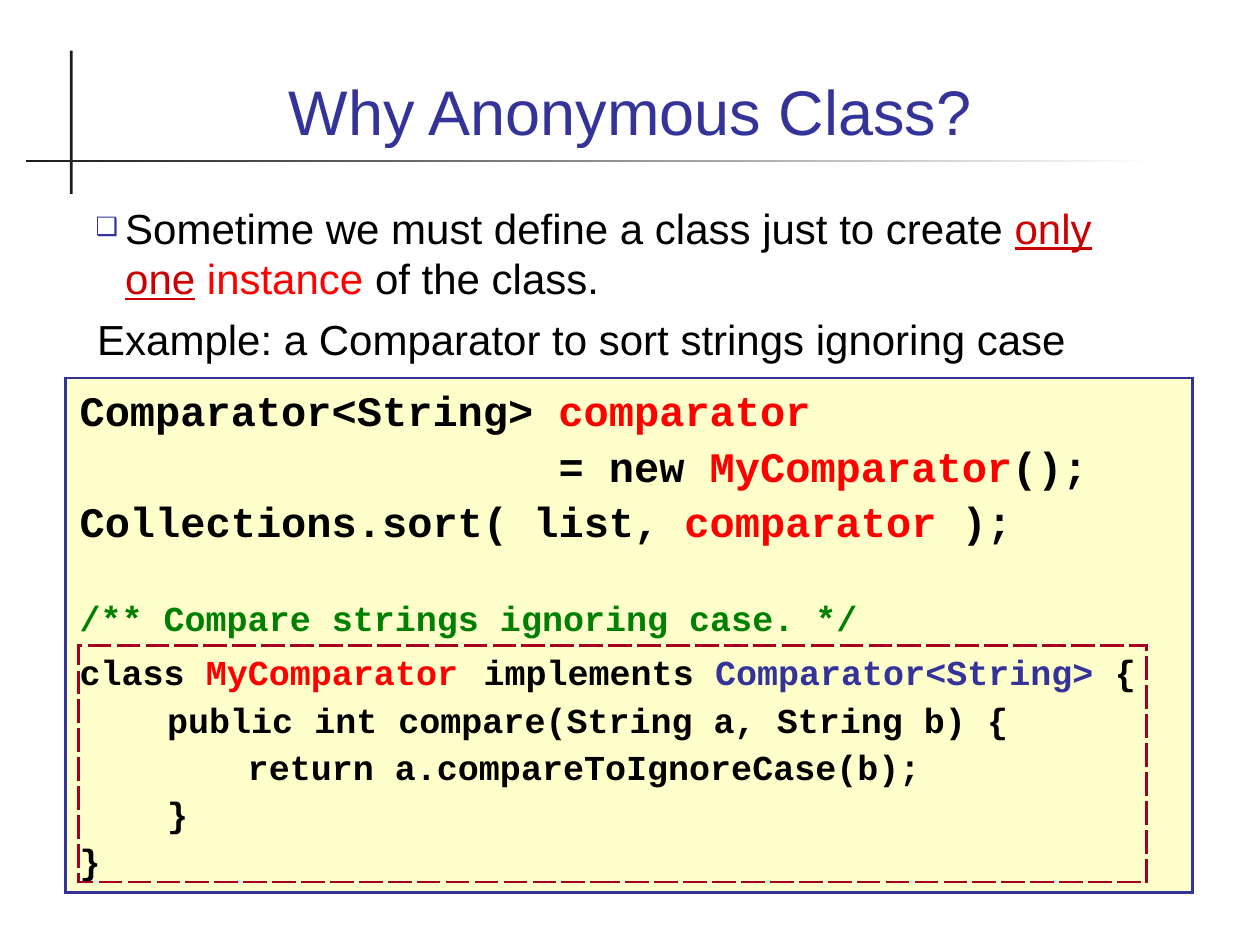
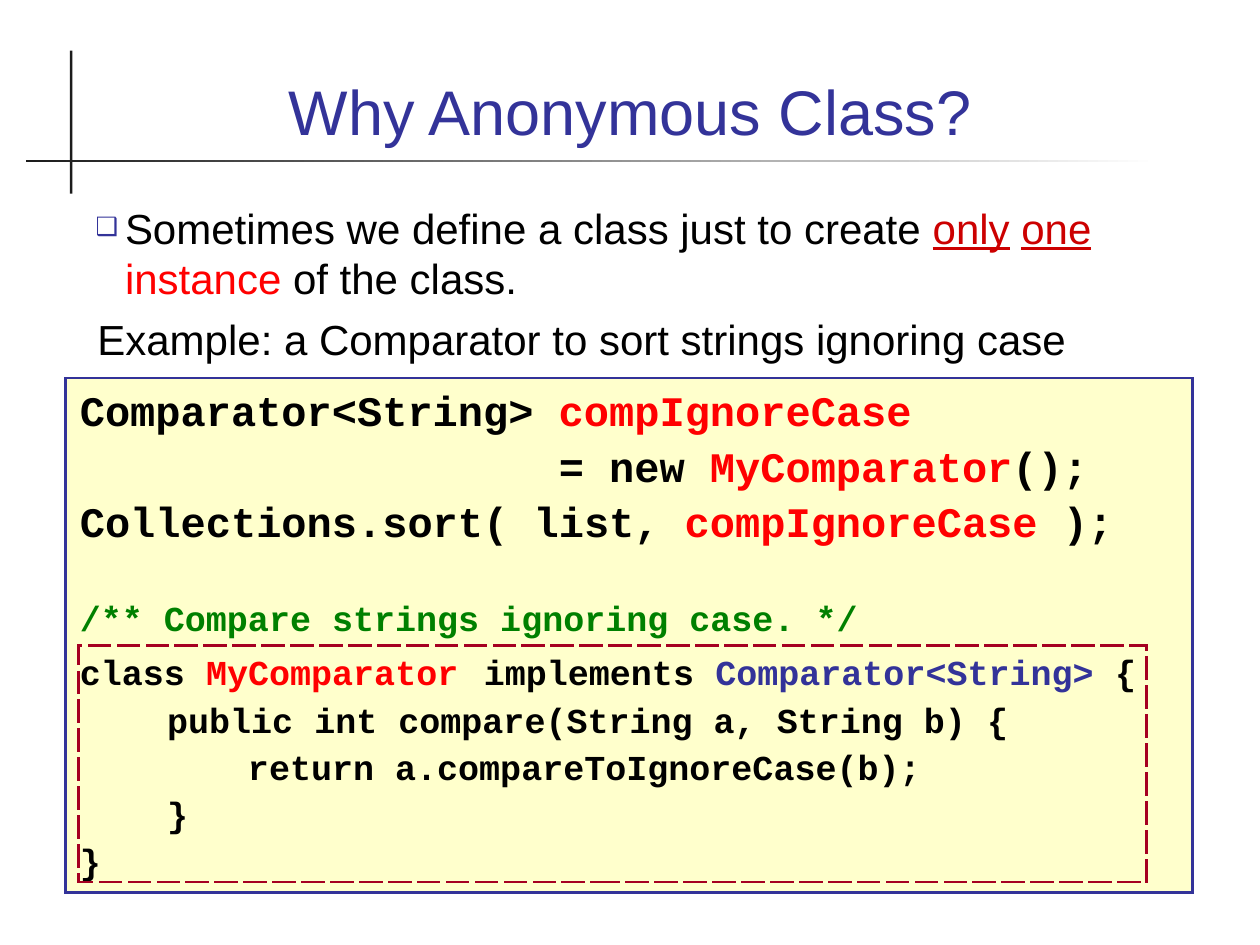
Before and after one commit to skeoop/skeoop.github.io, a slide deck: slide 2 of week7/Anonymous-Class.ppt. Drawn at 1260x945 pixels with LibreOffice and Linux fonts; fonts in the diff are those of the drawing. Boxes give left, top, right and bottom in pixels: in the first picture for what was removed or moved away, otherwise in the second. Text is boxed around its words. In the diff, an @@ line names an element or a change of style, - is before the commit and + after.

Commit message:
improve anonymous class explanation

```diff
--- a/week7/Anonymous-Class.ppt
+++ b/week7/Anonymous-Class.ppt
@@ text at bbox=[125, 213, 1091, 295]: text changed @@
-❑ Sometime we must define a class just to create only one instance of the class.
+❑ Sometimes we define a class just to create only one instance of the class.
@@ text in rectangle at bbox=[80, 395, 912, 435]: text changed @@
-Comparator<String> comparator
+Comparator<String> compIgnoreCase
@@ text in rectangle at bbox=[80, 507, 1038, 546]: text changed @@
-Collections.sort( list, comparator );
+Collections.sort( list, compIgnoreCase );
```
Also in this commit, not shown: 6 other slides changed, 1 other file.
